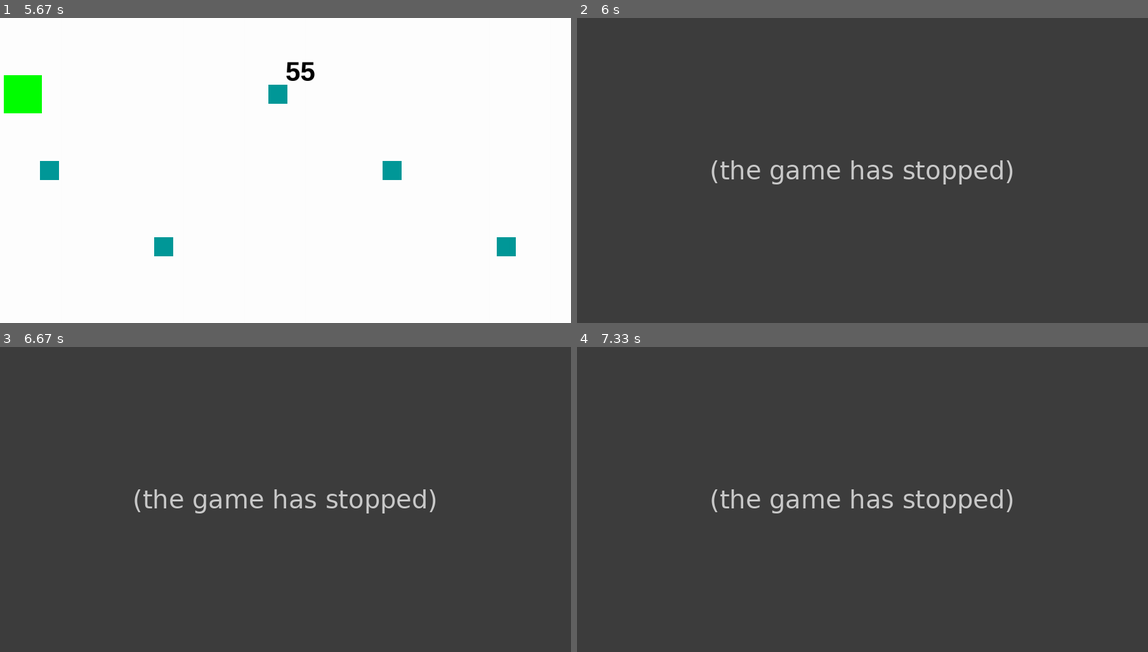
Above: before the commit, frames 1-4 (two rows, left to right).
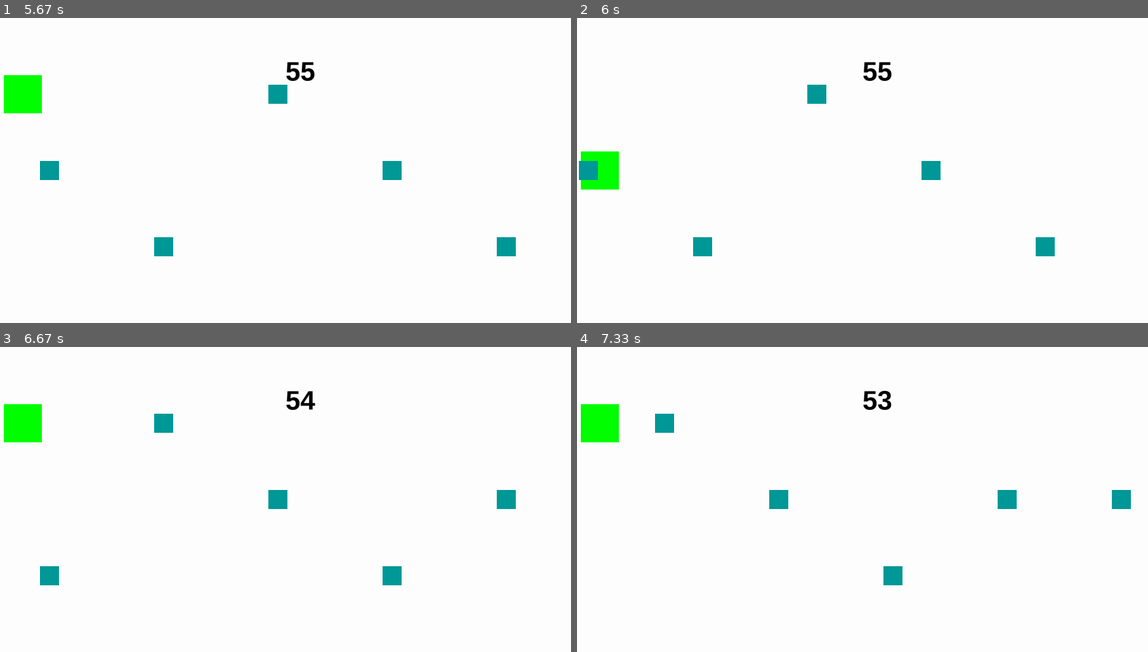
Above: after the commit, the same moments.

Repository: hsiang086/crc-static-exhibition
Game: pygame game, started from main/second_scene.py
Two runs of this game, one before a commit and one after it. Both use one fixed random seed, a clock stepped at 60 frames per second and the inputs below.
Inputs:
- Up to frame 1 (5.67 s): hold Up 0.33-0.8 s; hold Down 0.83-1.13 s; hold Up 1.17-1.53 s; hold Down 1.57-1.93 s; hold Up 1.97-2.27 s; hold Down 2.3-2.6 s; hold Up 2.63-3 s; hold Down 3.03-3.4 s; hold Up 3.43-3.73 s; hold Down 3.77-4.07 s; hold Up 4.1-4.47 s; hold Down 4.5-4.87 s; hold Up 4.9-5.2 s; hold Down 5.23-5.53 s; hold Up from 5.57 s (still down)
- Up to frame 2 (6 s): release Up at 5.93 s; hold Down from 5.97 s (still down)
- Up to frame 3 (6.67 s): release Down at 6.33 s; hold Up from 6.37 s (still down)
- Up to frame 4 (7.33 s): release Up at 6.67 s; hold Down 6.7-7 s; hold Up from 7.03 s (still down)

Frame 1 is identical in both runs. In frame 2, 100% of the frame differs, in the area x 0-100%, y 0-100%; in frame 3, 100%; in frame 4, 100%.
Before the commit the program exited at 5.97 s; later frames show no game.

Commit message:
object pause but can not control time

Diff:
--- a/main/second_scene.py
+++ b/main/second_scene.py
@@ -90,6 +90,9 @@
         self.text_rect = (WIDTH / 2, 100)
     def display(self,time_run):
         time_left = self.time - int(time_run - self.time_start)
+        if time_left < 0:
+            global running
+            running = False
         font = pygame.font.SysFont('Arial', 70, bold = True)
         text = font.render(str(time_left), True, 'black')
         screen.blit(text, self.text_rect)
@@ -128,12 +131,12 @@
 
 
     hits = pygame.sprite.spritecollide(player, objects, 0)
-    if hits:
-        running = False
     screen.fill((255,255,255))
     timerunning.display(t_run)
     all_sprites.draw(screen)
-    pygame.display.update()
+    if not hits :
+        pygame.display.update()
+
     time += 1
 
 pygame.quit()
